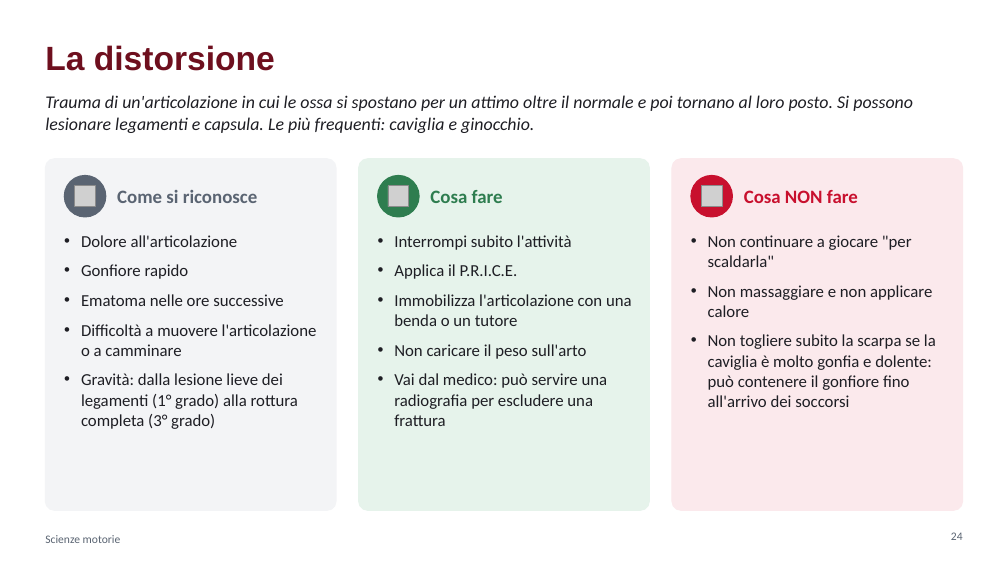
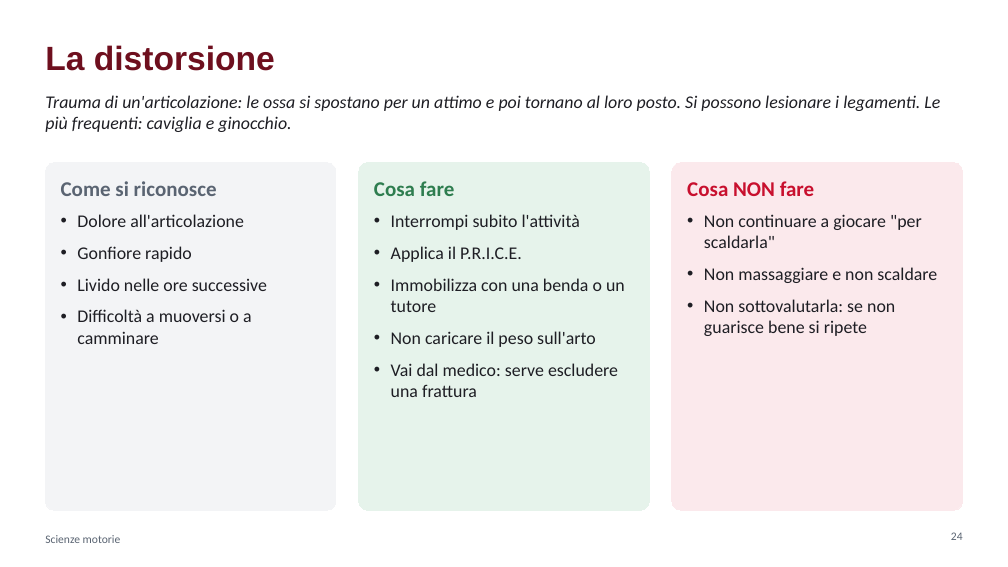
Before and after one commit to krazerrino/ginnastica, a slide deck: slide 24 of Cuore_respiro_e_primo_soccorso.pptx. Drawn at 1008x567 pixels with LibreOffice and Linux fonts; fonts in the diff are those of the drawing; grey boxes stand for pictures. Boxes give left, top, right and bottom in pixels: in the first picture for what was removed or moved away, otherwise in the second. Text is boxed around its words. In the diff, an @@ line names an element or a change of style, - is before the commit and + after.

```diff
--- a/Cuore_respiro_e_primo_soccorso.pptx
+++ b/Cuore_respiro_e_primo_soccorso.pptx
@@ text at (45, 95, 940, 132): text changed @@
-Trauma di un'articolazione in cui le ossa si spostano per un attimo oltre il normale e poi tornano al loro posto. Si possono lesionare legamenti e capsula. Le più frequenti: caviglia e ginocchio.
+Trauma di un'articolazione: le ossa si spostano per un attimo e poi tornano al loro posto. Si possono lesionare i legamenti. Le più frequenti: caviglia e ginocchio.
@@ rounded rectangle "Come si riconosce": place and size @@
-rounded rectangle "Come si riconosce" at (45, 159, 336, 510)
+rounded rectangle "Come si riconosce" at (45, 163, 336, 510)
@@ rounded rectangle "Come si riconosce" at (45, 163, 336, 510): outline #F3F4F6 1 pt to #F3F4F6 0.75 pt @@
@@ ellipse removed at (64, 175, 106, 217) @@
@@ rounded rectangle "Cosa fare": place and size @@
-rounded rectangle "Cosa fare" at (394, 235, 632, 426)
+rounded rectangle "Cosa fare" at (358, 163, 649, 510)
@@ rounded rectangle "Cosa fare" at (358, 163, 649, 510): fill none to #E6F3EB; outline none to #E6F3EB 0.75 pt @@
@@ rounded rectangle removed at (358, 159, 649, 510) @@
@@ ellipse removed at (377, 175, 419, 217) @@
@@ rounded rectangle "Cosa NON fare": place and size @@
-rounded rectangle "Cosa NON fare" at (672, 159, 963, 510)
+rounded rectangle "Cosa NON fare" at (672, 163, 963, 510)
@@ rounded rectangle "Cosa NON fare" at (672, 163, 963, 510): outline #FBE9EC 1 pt to #FBE9EC 0.75 pt @@
@@ ellipse removed at (691, 175, 733, 217) @@
@@ text in rounded rectangle at (61, 181, 267, 344): text added @@
+Come si riconosce
+• Dolore all'articolazione
+• Gonfiore rapido
+• Livido nelle ore successive
+• Difficoltà a muoversi o a camminare
@@ picture removed at (75, 186, 96, 207) @@
@@ text removed at (117, 190, 258, 203) @@
-Come si riconosce
@@ text in rounded rectangle at (374, 181, 454, 196): paragraph added @@
+Cosa fare
@@ picture removed at (388, 186, 409, 207) @@
@@ text removed at (430, 190, 503, 203) @@
-Cosa fare
@@ text in rounded rectangle at (687, 181, 937, 336): text added @@
+Cosa NON fare
+• Non continuare a giocare "per scaldarla"
+• Non massaggiare e non scaldare
+• Non sottovalutarla: se non guarisce bene si ripete
@@ picture removed at (702, 186, 723, 207) @@
@@ text removed at (744, 190, 858, 203) @@
-Cosa NON fare
@@ text removed at (81, 235, 317, 429) @@
-• Dolore all'articolazione
-• Gonfiore rapido
-• Ematoma nelle ore successive
-• Difficoltà a muovere l'articolazione o a camminare
-• Gravità: dalla lesione lieve dei legamenti (1° grado) alla rottura completa (3° grado)
@@ text in rounded rectangle at (391, 214, 596, 347): size 16 to 17 pt in "Interrompi subito l'attività", "Applica il P.R.I.C.E.", "Non caricare il peso sull'arto"; more space between paragraphs @@
@@ text removed at (708, 235, 936, 407) @@
-• Non continuare a giocare "per scaldarla"
-• Non massaggiare e non applicare calore
-• Non togliere subito la scarpa se la caviglia è molto gonfia e dolente: può contenere il gonfiore fino all'arrivo dei soccorsi
@@ text in rounded rectangle at (391, 278, 625, 312): text changed; size 16 to 17 pt @@
-• Immobilizza l'articolazione con una benda o un tutore
+• Immobilizza con una benda o un tutore
@@ text in rounded rectangle at (391, 363, 618, 397): text changed; size 16 to 17 pt @@
-• Vai dal medico: può servire una radiografia per escludere una frattura
+• Vai dal medico: serve escludere una frattura
```
Also in this commit, not shown: 36 other slides changed, 1 other file.
